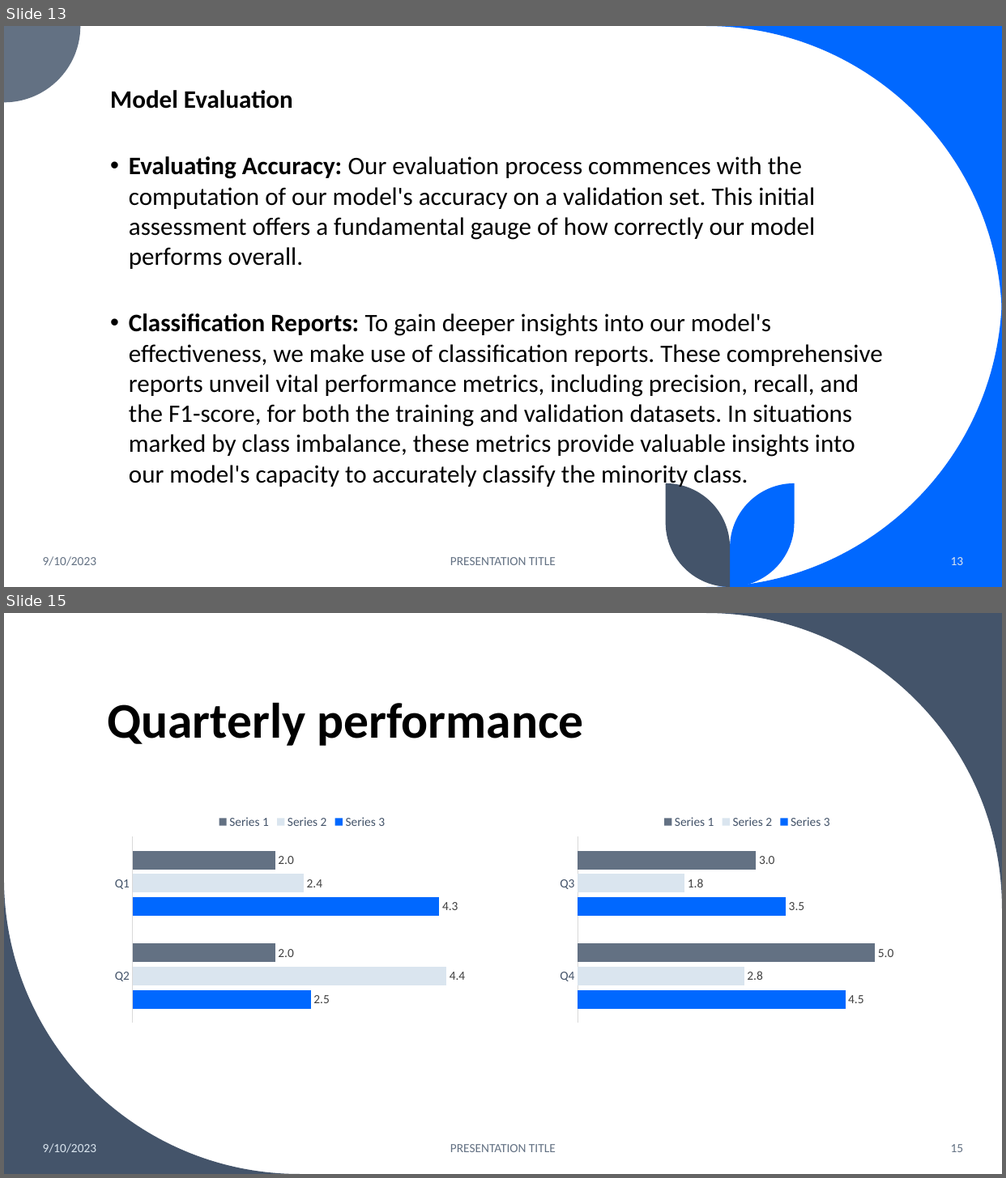
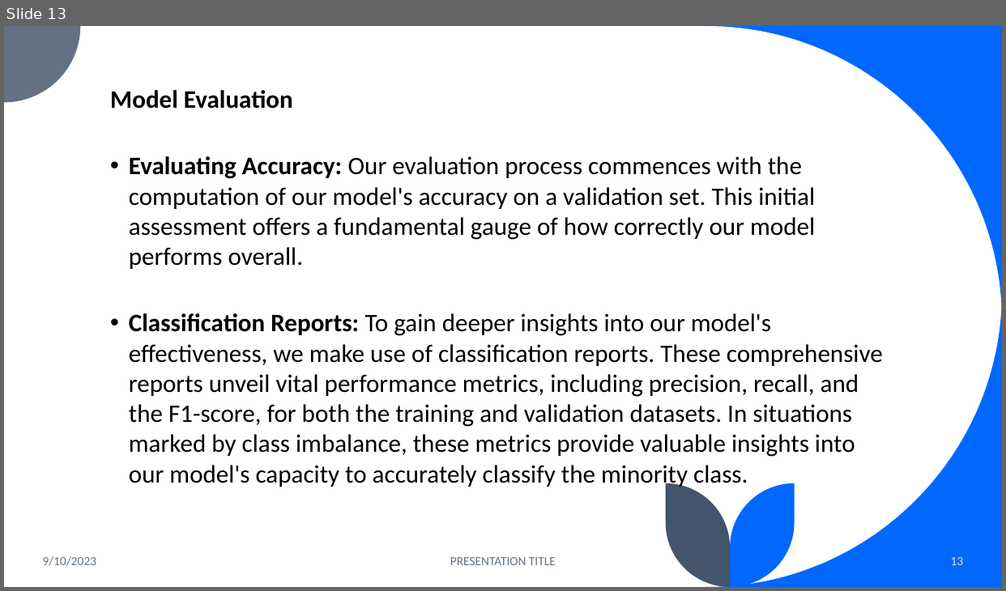
Before and after one commit to DeeeTeeee/IncomePredictionZindziProject, a slide deck: Income Prediction Challenge for Azubian - PPT.pptx. Shown one above the other, each under a label of ours: slides 13 and 15 before the commit, slide 13 after it; the slides between them are not shown. The pictures are 1006x1178 and 1006x591 pixels, drawn with LibreOffice and Linux fonts; fonts in the diff are those of the drawing. Boxes give left, top, right and bottom in pixels: in the first picture for what was removed or moved away, otherwise in the second. Text is boxed around its words. In the diff, an @@ line names an element or a change of style, - is before the commit and + after.

```diff
--- a/Income Prediction Challenge for Azubian - PPT.pptx
+++ b/Income Prediction Challenge for Azubian - PPT.pptx
@@ slide 15 removed at [4,613,1002,1174], background #FFFFFF @@
@@ freeform shape removed at [706,613,1002,909] @@
@@ title removed at [107,702,583,746] @@
-Quarterly performance
@@ bar chart removed at [108,806,497,1027] @@
-categories: Q2, Q1
-Series 3: 2.5, 4.3
-Series 2: 4.4, 2.4
-Series 1: 2, 2
@@ bar chart removed at [552,806,942,1027] @@
-categories: Q4, Q3
-Series 3: 4.5, 3.5
-Series 2: 2.8, 1.8
-Series 1: 5, 3
@@ freeform shape removed at [4,879,300,1174] @@
@@ text removed at [43,1144,96,1153] @@
-9/10/2023
@@ text removed at [450,1144,556,1152] @@
-PRESENTATION TITLE
@@ page number removed at [951,1144,964,1152] @@
-15
```
Also in this commit, not shown: 6 slides changed, 3 slides added, 10 other slides removed, 1 other file.
